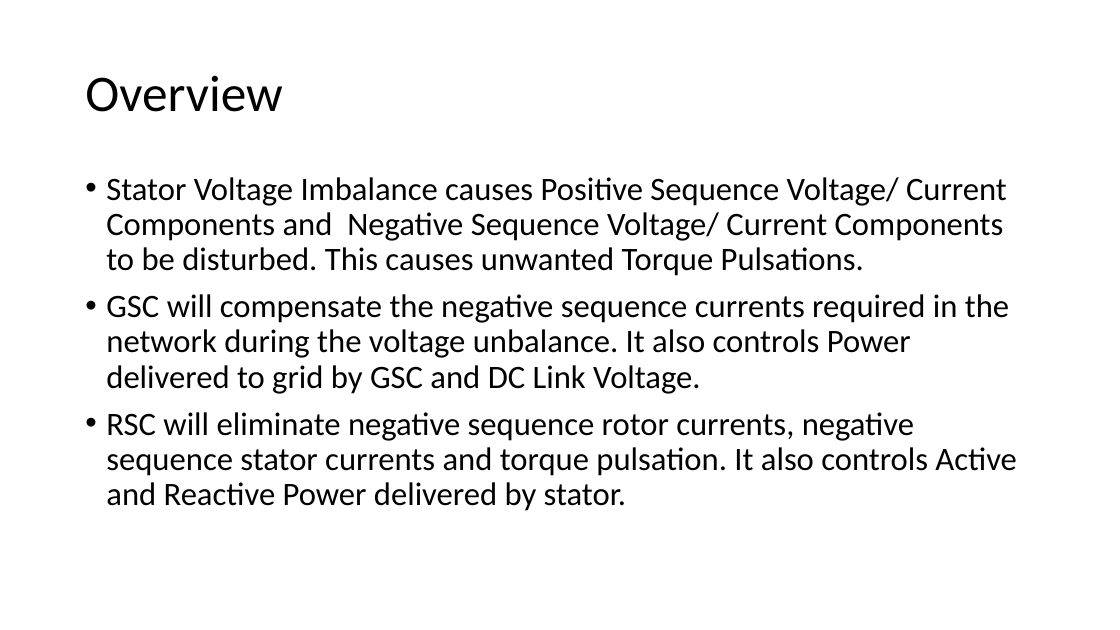
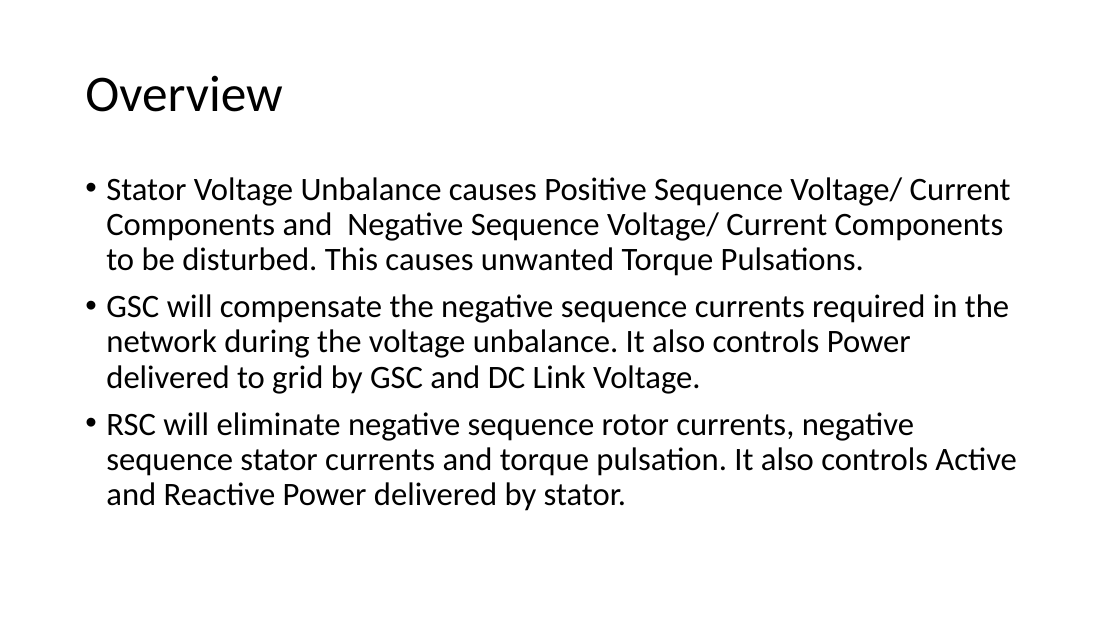
Before and after one commit to MuhammadShamaas1997/Electrical-Engineering, a slide deck: slide 2 of MS/Electric Drives Control/WECSAssignment7/Negative Sequence Compensation/DFIG.pptx. Drawn at 1120x630 pixels with LibreOffice and Linux fonts; fonts in the diff are those of the drawing. Boxes give left, top, right and bottom in pixels: in the first picture for what was removed or moved away, otherwise in the second. Text is boxed around its words. In the diff, an @@ line names an element or a change of style, - is before the commit and + after.

```diff
--- a/MS/Electric Drives Control/WECSAssignment7/Negative Sequence Compensation/DFIG.pptx
+++ b/MS/Electric Drives Control/WECSAssignment7/Negative Sequence Compensation/DFIG.pptx
@@ text at (106,177,1011,276): text changed @@
-• Stator Voltage Imbalance causes Positive Sequence Voltage/ Current Components and Negative Sequence Voltage/ Current Components to be disturbed. This causes unwanted Torque Pulsations.
+• Stator Voltage Unbalance causes Positive Sequence Voltage/ Current Components and Negative Sequence Voltage/ Current Components to be disturbed. This causes unwanted Torque Pulsations.
```
Also in this commit, not shown: 1 other slide changed, 20 other files.
